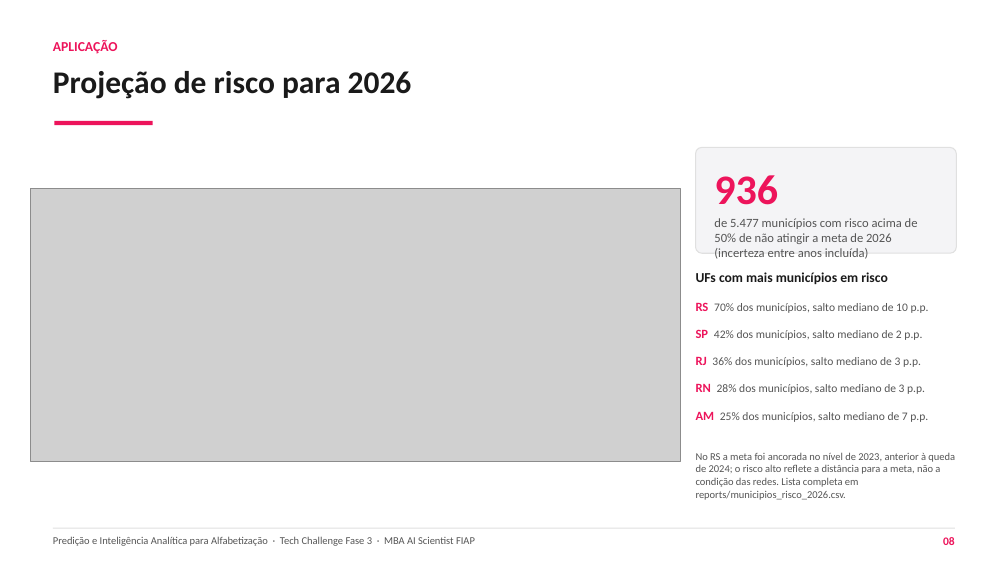
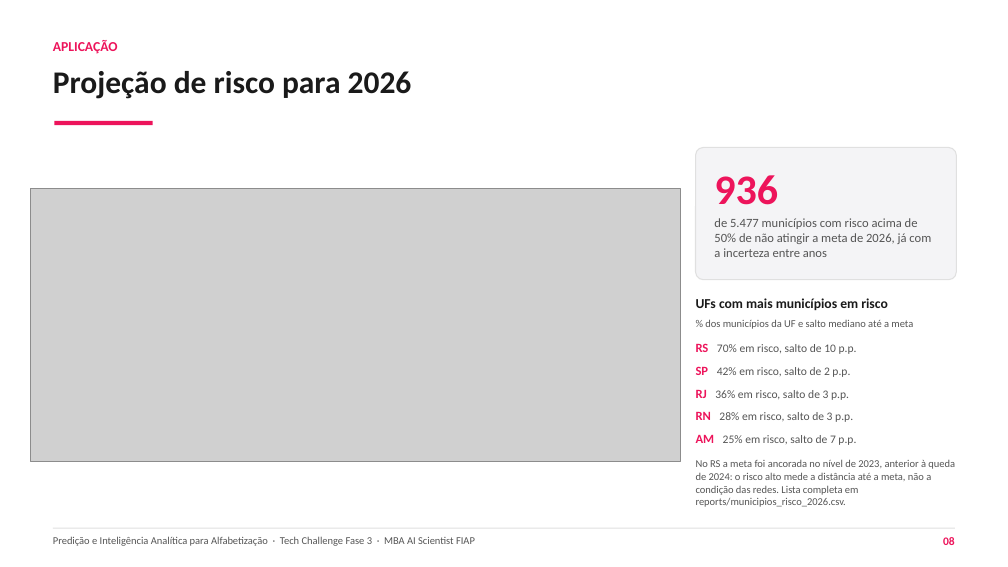
Before and after one commit to guillecosme/fiap-ai-scientist-tech-challenge-fase-03, a slide deck: slide 8 of reports/slides/RM372204 - Guilherme Cosme - Tech Challenge Fase 03.pptx. Drawn at 1008x567 pixels with LibreOffice and Linux fonts; fonts in the diff are those of the drawing; grey boxes stand for pictures. Boxes give left, top, right and bottom in pixels: in the first picture for what was removed or moved away, otherwise in the second. Text is boxed around its words. In the diff, an @@ line names an element or a change of style, - is before the commit and + after.

Commit message:
ajustes no deck: caixa do risco de 2026 sem sobreposicao, lista de fatores por modelo e decimais com virgula

```diff
--- a/reports/slides/RM372204 - Guilherme Cosme - Tech Challenge Fase 03.pptx
+++ b/reports/slides/RM372204 - Guilherme Cosme - Tech Challenge Fase 03.pptx
@@ rounded rectangle: place and size @@
-rounded rectangle at [696,147,957,253]
+rounded rectangle at [696,147,957,280]
@@ text at [714,218,931,257]: text changed @@
-de 5.477 municípios com risco acima de 50% de não atingir a meta de 2026 (incerteza entre anos incluída)
+de 5.477 municípios com risco acima de 50% de não atingir a meta de 2026, já com a incerteza entre anos
@@ text "UFs com mais municípios em ...": place and size @@
-text "UFs com mais municípios em ..." at [696,272,888,284]
+text "UFs com mais municípios em ..." at [696,298,888,310]
@@ text added at [705,319,913,329], 10 pt, text #555555 @@
+% dos municípios da UF e salto mediano até a meta
@@ text at [696,343,857,354]: text changed @@
-RS 70% dos municípios, salto mediano de 10 p.p.
+RS 70% em risco, salto de 10 p.p.
@@ text at [696,389,849,400]: text changed @@
-RJ 36% dos municípios, salto mediano de 3 p.p.
+RJ 36% em risco, salto de 3 p.p.
@@ text at [696,366,850,377]: text changed @@
-SP 42% dos municípios, salto mediano de 2 p.p.
+SP 42% em risco, salto de 2 p.p.
@@ text at [696,412,853,422]: text changed @@
-RN 28% dos municípios, salto mediano de 3 p.p.
+RN 28% em risco, salto de 3 p.p.
@@ text at [696,434,856,445]: text changed @@
-AM 25% dos municípios, salto mediano de 7 p.p.
+AM 25% em risco, salto de 7 p.p.
@@ text at [696,459,955,507]: text changed @@
-No RS a meta foi ancorada no nível de 2023, anterior à queda de 2024; o risco alto reflete a distância para a meta, não a condição das redes. Lista completa em reports/municipios_risco_2026.csv.
+No RS a meta foi ancorada no nível de 2023, anterior à queda de 2024: o risco alto mede a distância até a meta, não a condição das redes. Lista completa em reports/municipios_risco_2026.csv.
```
Also in this commit, not shown: 4 other slides changed, 1 other file.
